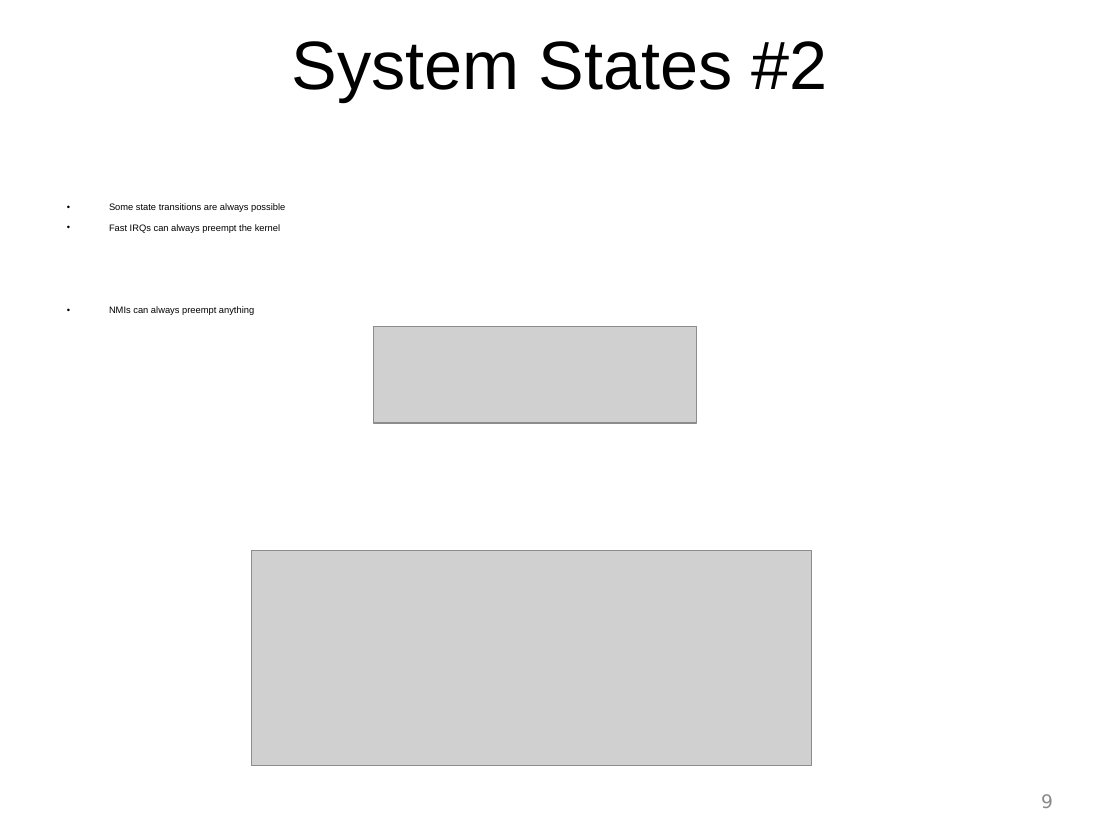
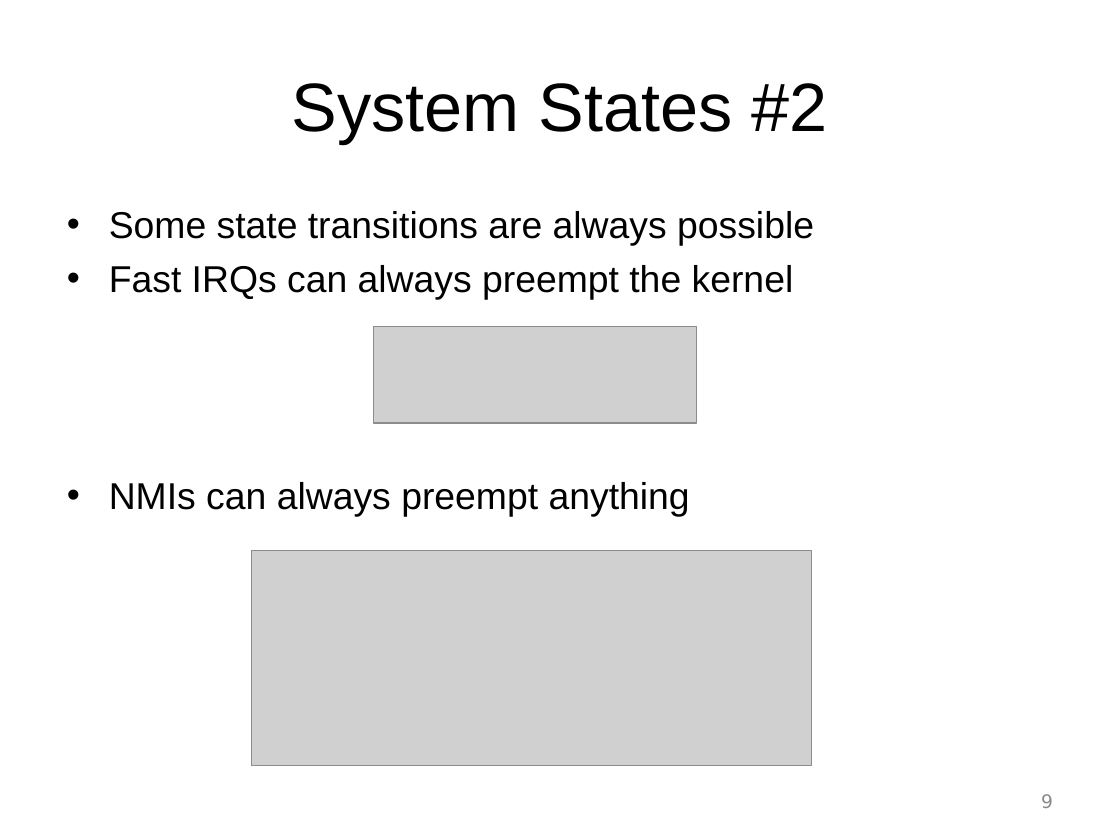
Before and after one commit to mabl/ChibiOS, a slide deck: slide 9 of slides_better_embedded_2012/ChibiOS-RT 2 Architecture.ppt. Drawn at 1120x840 pixels with LibreOffice and Linux fonts; fonts in the diff are those of the drawing; grey boxes stand for pictures; background and template pictures are left out. Boxes give left, top, right and bottom in pixels: in the first picture for what was removed or moved away, otherwise in the second. Text is boxed around its words. In the diff, an @@ line names an element or a change of style, - is before the commit and + after.

```diff
--- a/slides_better_embedded_2012/ChibiOS-RT 2 Architecture.ppt
+++ b/slides_better_embedded_2012/ChibiOS-RT 2 Architecture.ppt
@@ text "System States #2": place and size @@
-text "System States #2" at <box>292,41,827,102</box>
+text "System States #2" at <box>292,83,827,143</box>
@@ text "Some state transitions are always ..." at <box>109,211,814,517</box>: size 6 to 24 pt; indent changed @@
```
Also in this commit, not shown: 22 other slides changed, 1 other file.
